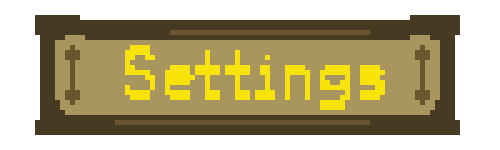
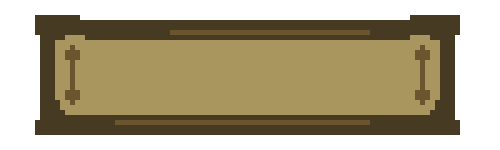
Revision of a layered w=500, h=150 image; what changed, layer by layer:
removed layer "Settings" over (125, 45, 385, 110)
